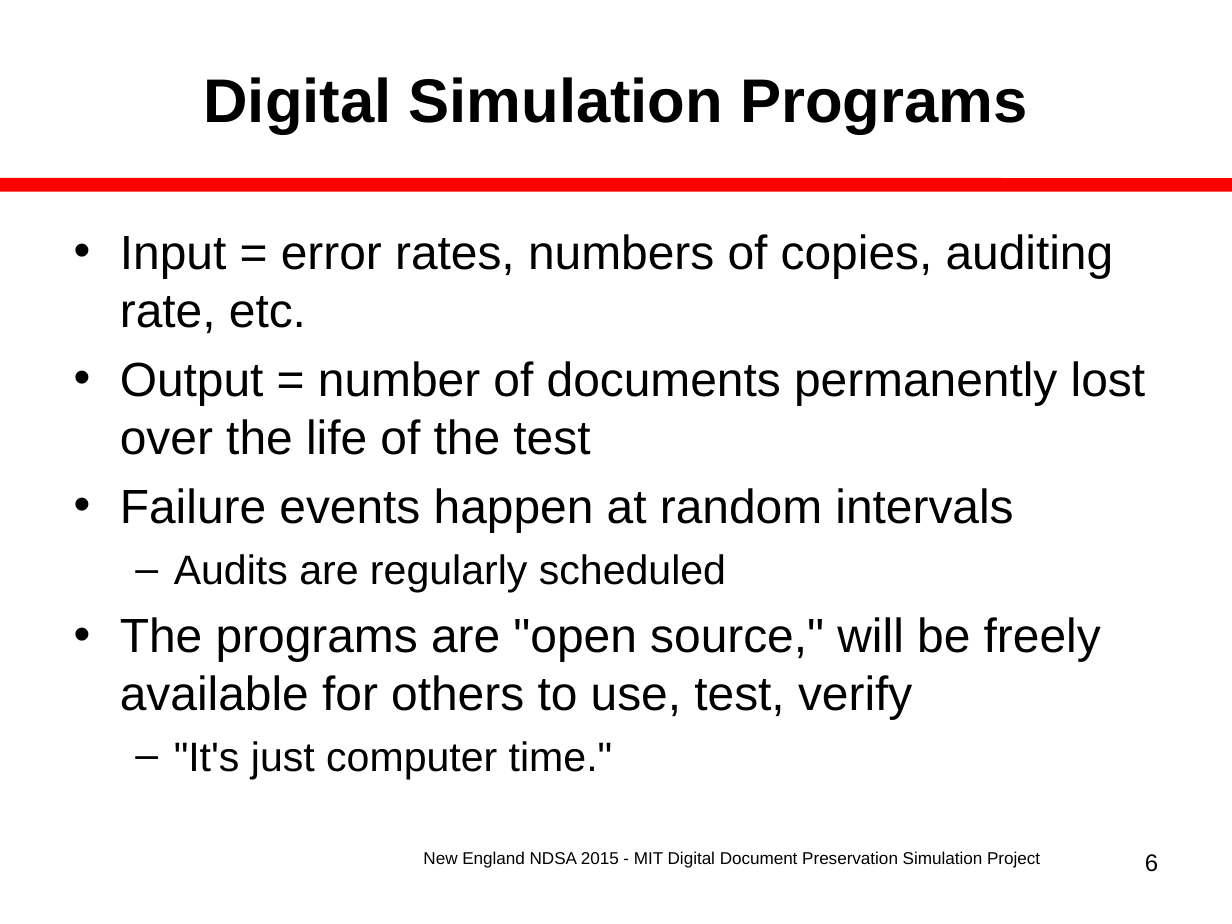
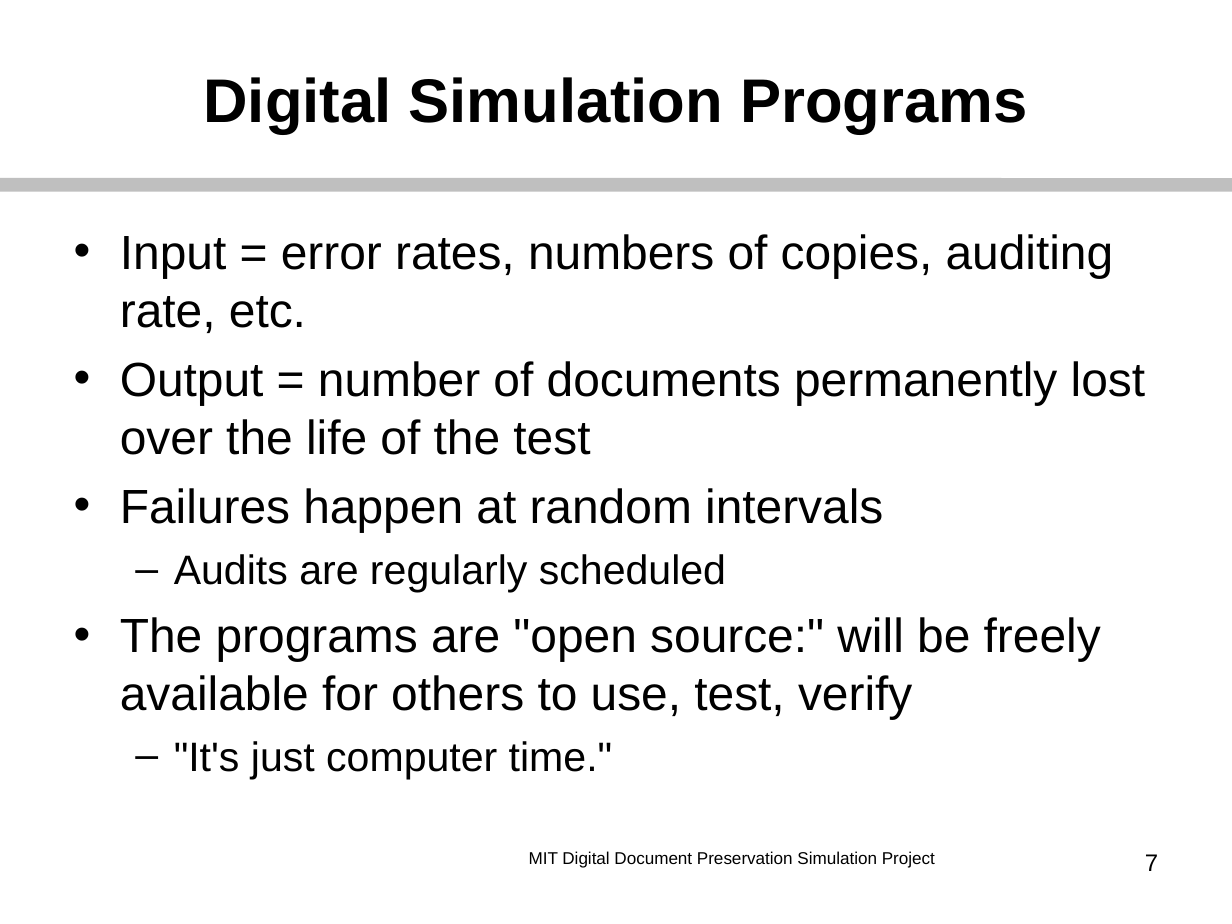
Before and after one commit to MIT-Informatics/PreservationSimulation, a slide deck: slide 7 of shelf/docs/Slides_NewEnglandNDSA.ppt (slide 6 before the commit). Drawn at 1232x924 pixels with LibreOffice and Linux fonts; fonts in the diff are those of the drawing. Boxes give left, top, right and bottom in pixels: in the first picture for what was removed or moved away, otherwise in the second. Text is boxed around its words. In the diff, an @@ line names an element or a change of style, - is before the commit and + after.

```diff
--- a/shelf/docs/Slides_NewEnglandNDSA.ppt
+++ b/shelf/docs/Slides_NewEnglandNDSA.ppt
@@ line (0, 185) - (1232, 185): stroke #FF0000 7.99 pt to #BFBFBF 7.99 pt @@
@@ text at [120,488,883,532]: text changed @@
-• Failure events happen at random intervals
+• Failures happen at random intervals
@@ text at [120,617,1101,719]: text changed @@
-• The programs are "open source," will be freely available for others to use, test, verify
+• The programs are "open source:" will be freely available for others to use, test, verify
@@ text at [529,851,935,868]: text changed @@
-New England NDSA 2015 - MIT Digital Document Preservation Simulation Project
+MIT Digital Document Preservation Simulation Project
@@ page number at [1145,854,1158,871]: text changed @@
-6
+7
```
Also in this commit, not shown: 10 other slides changed, 1 slide added, 6 slides removed, 2 other files.
